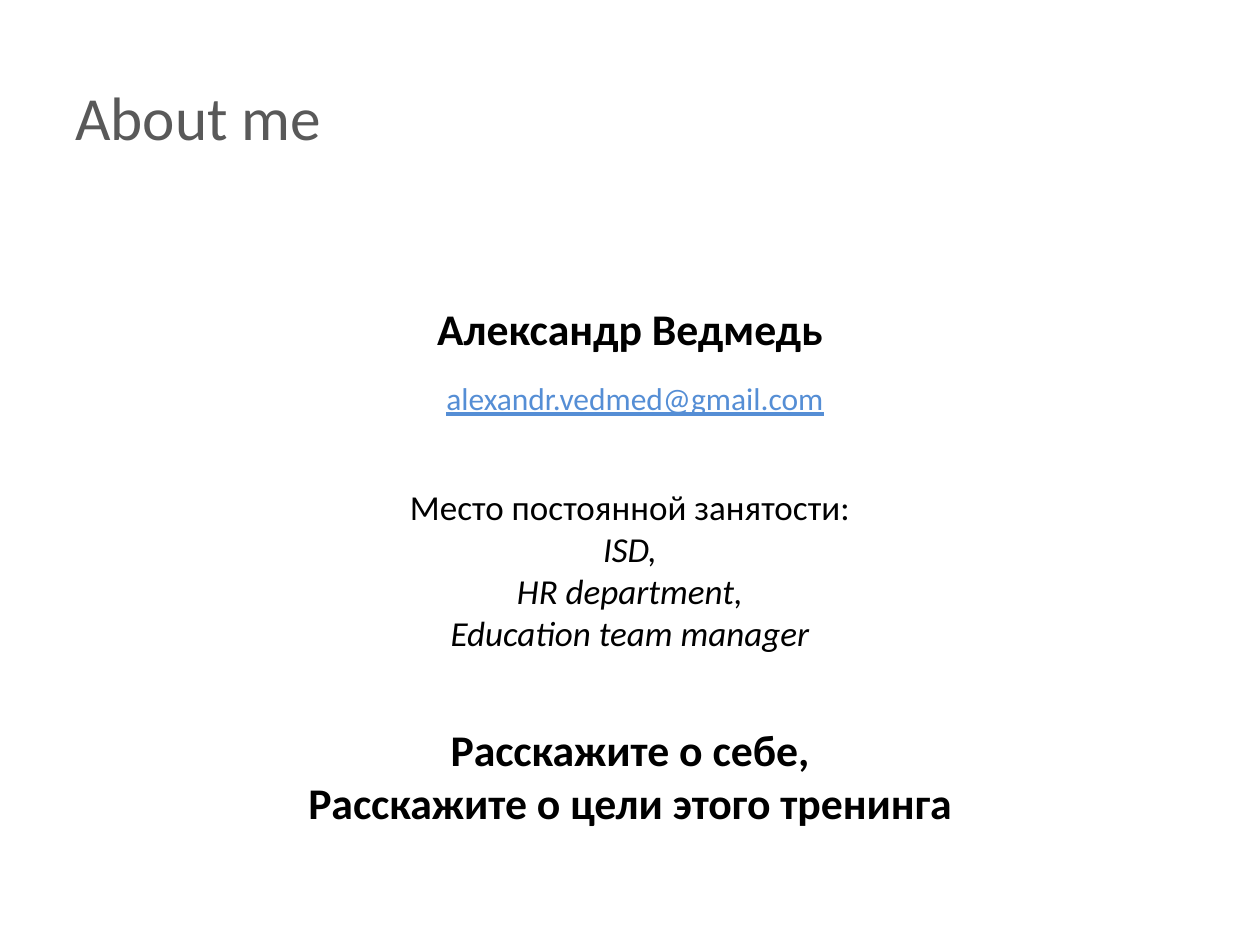
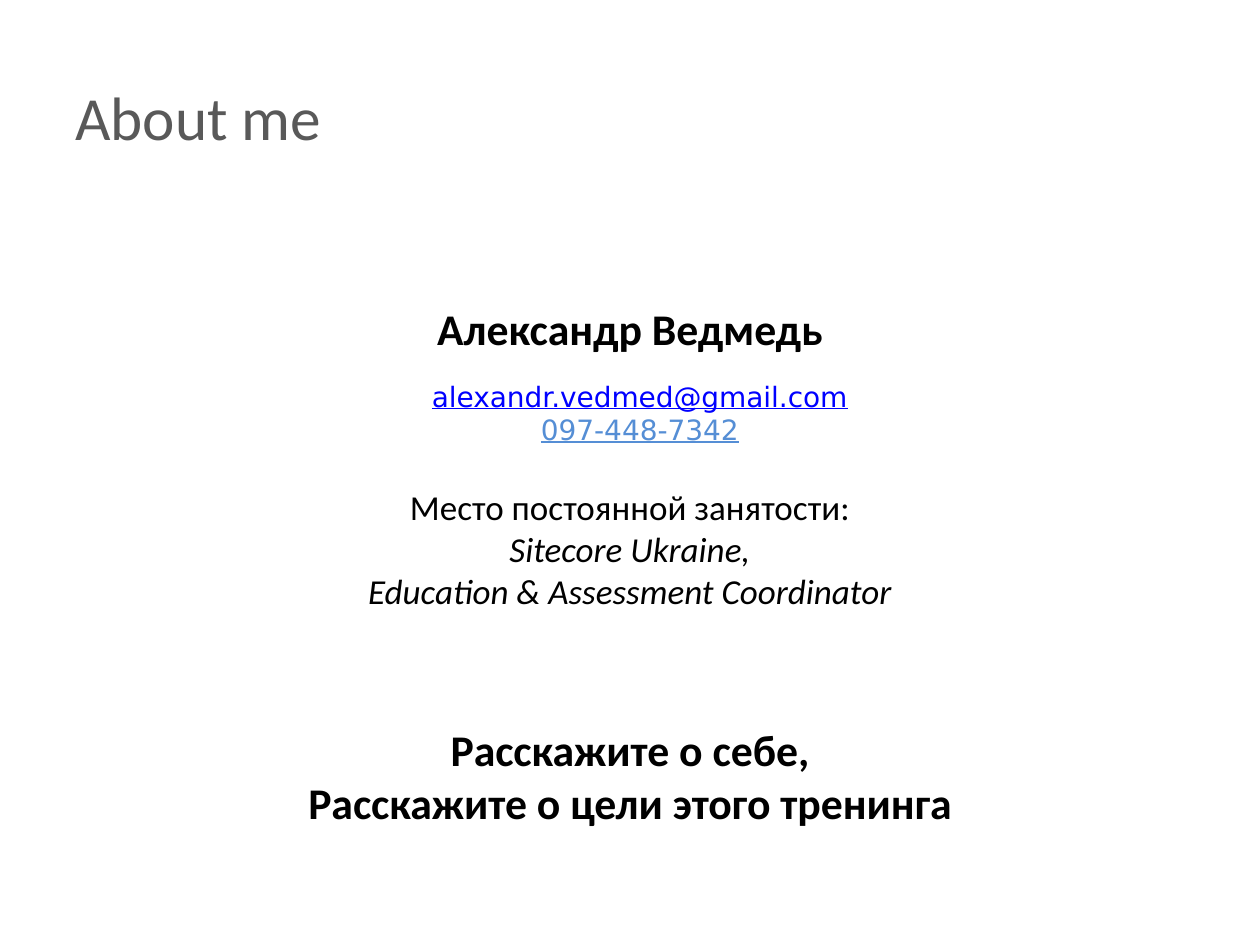
Before and after one commit to BigRacer/swtesting, a slide deck: slide 2 of 0.Introduction_part1/Introduction.pptx. Drawn at 1260x945 pixels with LibreOffice and Linux fonts; fonts in the diff are those of the drawing; background and template pictures are left out. Boxes give left, top, right and bottom in pixels: in the first picture for what was removed or moved away, otherwise in the second. Text is boxed around its words. In the diff, an @@ line names an element or a change of style, - is before the commit and + after.

```diff
--- a/0.Introduction_part1/Introduction.pptx
+++ b/0.Introduction_part1/Introduction.pptx
@@ text at box(432, 385, 848, 443): text changed; size 18 to 16 pt; font Calibri to DejaVu Sans; text colour #558ED5 to #0000FF @@
-alexandr.vedmed@gmail.com
+alexandr.vedmed@gmail.com
+097-448-7342
@@ text at box(368, 537, 892, 605): text changed @@
-ISD,
-HR department,
-Education team manager
+Sitecore Ukraine,
+Education & Assessment Coordinator
```
Also in this commit, not shown: 4 other slides changed, 1 other file.
